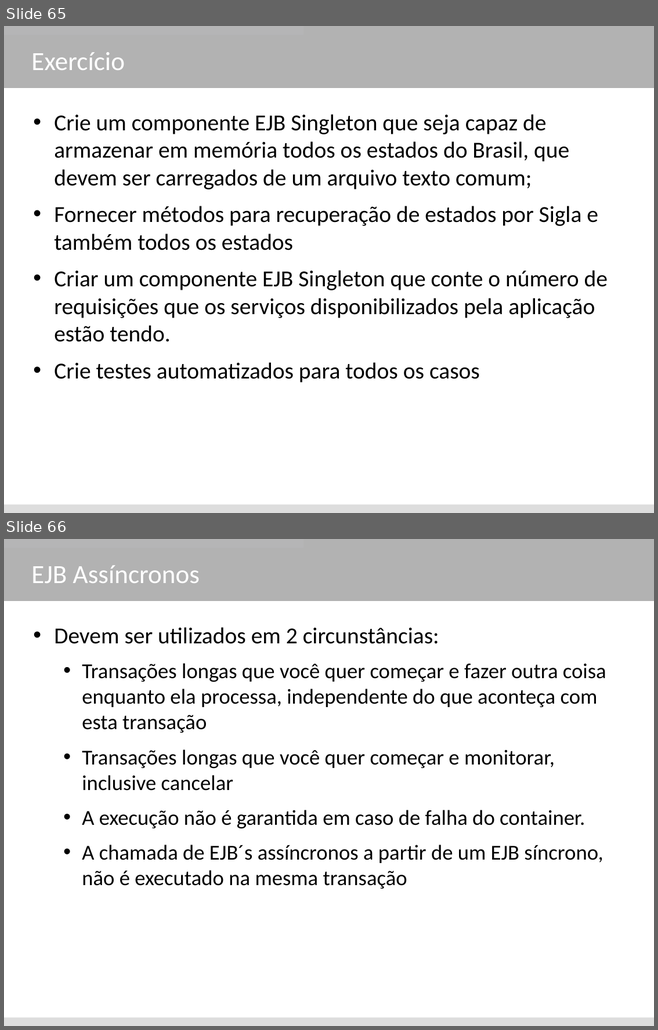
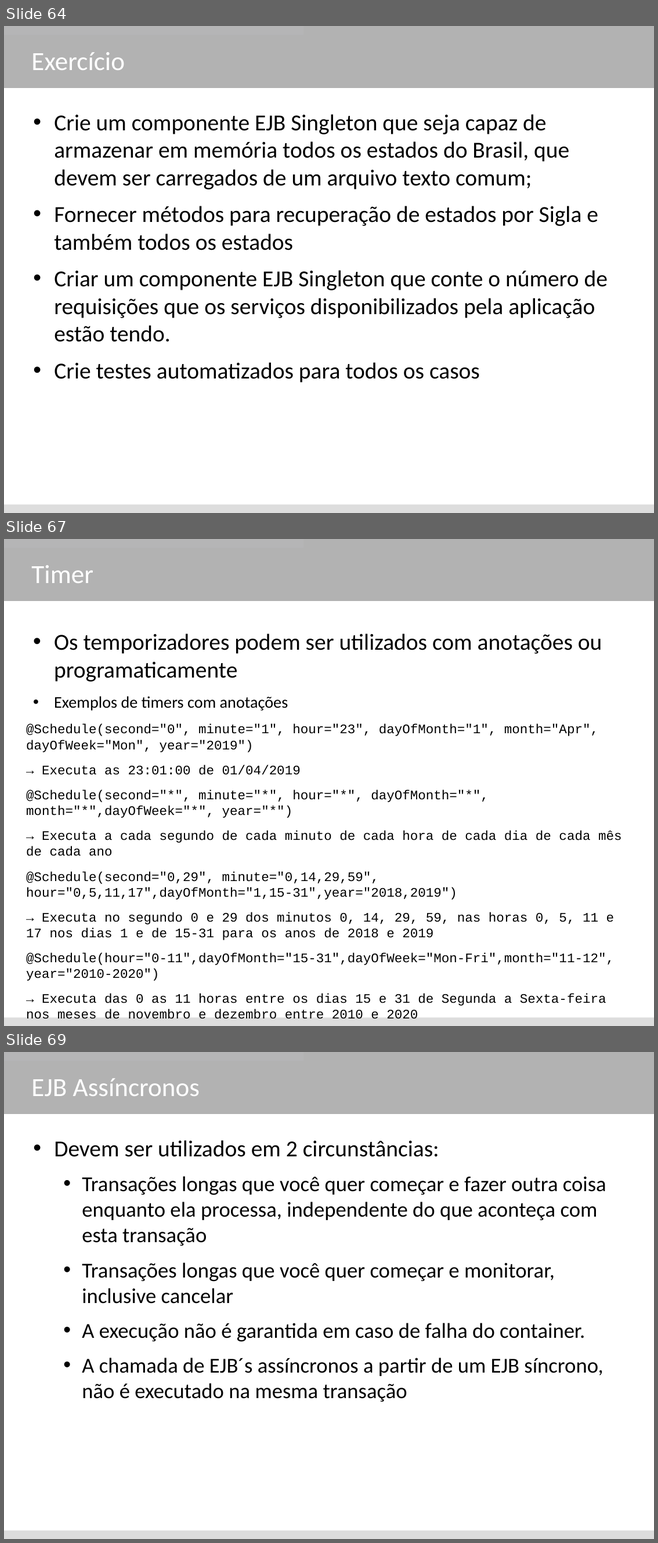
Before and after one commit to rpostai/jee-blank, a slide deck: java enterprise edition - revisado.odp. Shown one above the other, each under a label of ours: slides 65 and 66 before the commit, slides 64, 67 and 69 after it; the slides between them are not shown. The pictures are 658x1030 and 658x1543 pixels, drawn with LibreOffice and Linux fonts; fonts in the diff are those of the drawing. Boxes give left, top, right and bottom in pixels: in the first picture for what was removed or moved away, otherwise in the second. Text is boxed around its words. In the diff, an @@ line names an element or a change of style, - is before the commit and + after.

```diff
--- a/java enterprise edition - revisado.odp
+++ b/java enterprise edition - revisado.odp
@@ slide 67 added at (4,539,654,1026), background #FFFFFF; not listed: 3 template elements that a slide beside it also shows @@
@@ title added at (31,565,93,583), 32 pt, text #FFFFFF @@
+Timer
@@ text added at (26,634,622,1019), 16 pt, text #000000 @@
+• Os temporizadores podem ser utilizados com anotações ou programaticamente
+• Exemplos de timers com anotações
+@Schedule(second="0", minute="1", hour="23", dayOfMonth="1", month="Apr", dayOfWeek="Mon", year="2019")
+→ Executa as 23:01:00 de 01/04/2019
+@Schedule(second="*", minute="*", hour="*", dayOfMonth="*", month="*",dayOfWeek="*", year="*")
+→ Executa a cada segundo de cada minuto de cada hora de cada dia de cada mês de cada ano
+@Schedule(second="0,29", minute="0,14,29,59", hour="0,5,11,17",dayOfMonth="1,15-31",year="2018,2019")
+→ Executa no segundo 0 e 29 dos minutos 0, 14, 29, 59, nas horas 0, 5, 11 e 17 nos dias 1 e de 15-31 para os anos de 2018 e 2019
+@Schedule(hour="0-11",dayOfMonth="15-31",dayOfWeek="Mon-Fri",month="11-12", year="2010-2020")
+→ Executa das 0 as 11 horas entre os dias 15 e 31 de Segunda a Sexta-feira nos meses de novembro e dezembro entre 2010 e 2020
@@ what was slide 65 is now slide 64 @@
@@ what was slide 66 is now slide 69 @@
```
Also in this commit, not shown: 2 slides changed, 10 other slides added, 5 slides removed, 11 other files.
